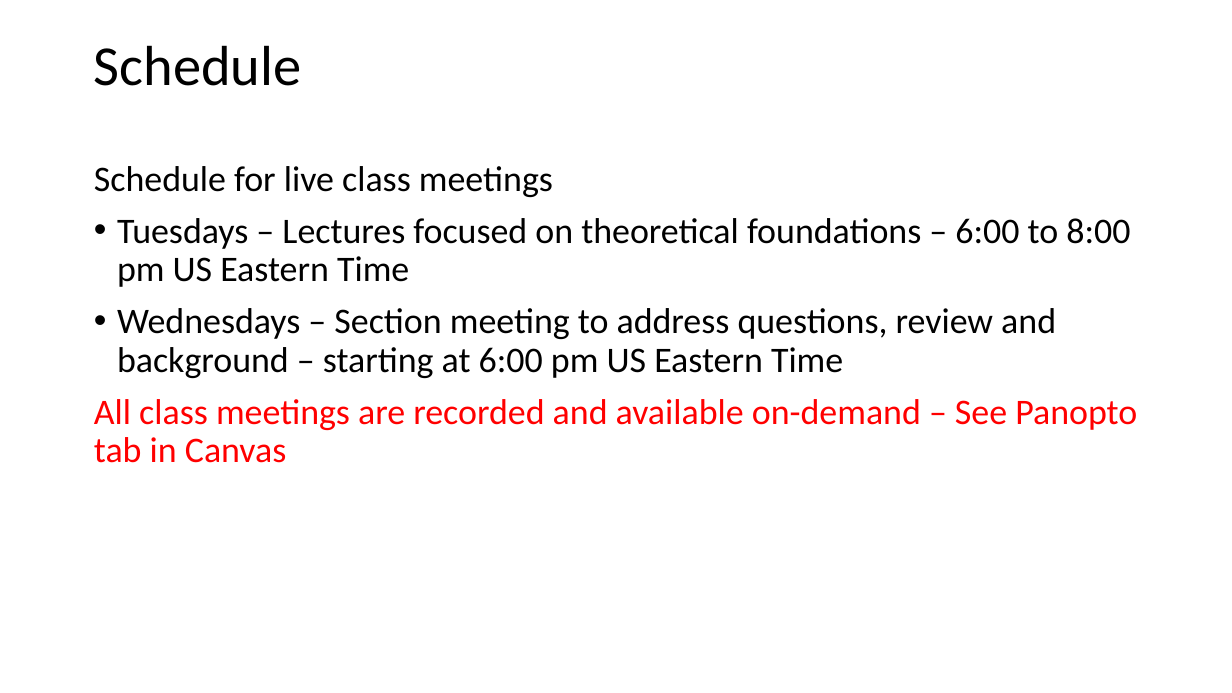
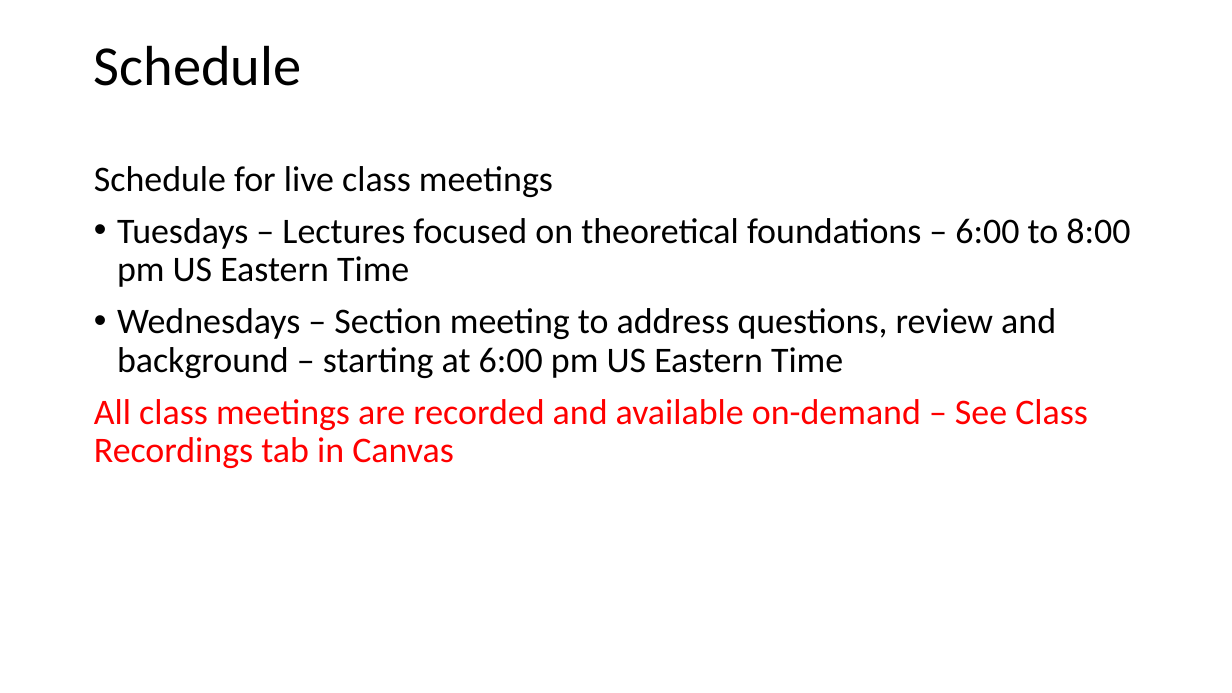
Before and after one commit to StephenElston/CSCI-E-108, a slide deck: slide 13 of slides/1_Introduction.pptx. Drawn at 1232x693 pixels with LibreOffice and Linux fonts; fonts in the diff are those of the drawing. Boxes give left, top, right and bottom in pixels: in the first picture for what was removed or moved away, otherwise in the second. Text is boxed around its words. In the diff, an @@ line names an element or a change of style, - is before the commit and + after.

```diff
--- a/slides/1_Introduction.pptx
+++ b/slides/1_Introduction.pptx
@@ text at (94,399,1088,468): text changed @@
-All class meetings are recorded and available on-demand – See Panopto tab in Canvas
+All class meetings are recorded and available on-demand – See Class Recordings tab in Canvas
```
